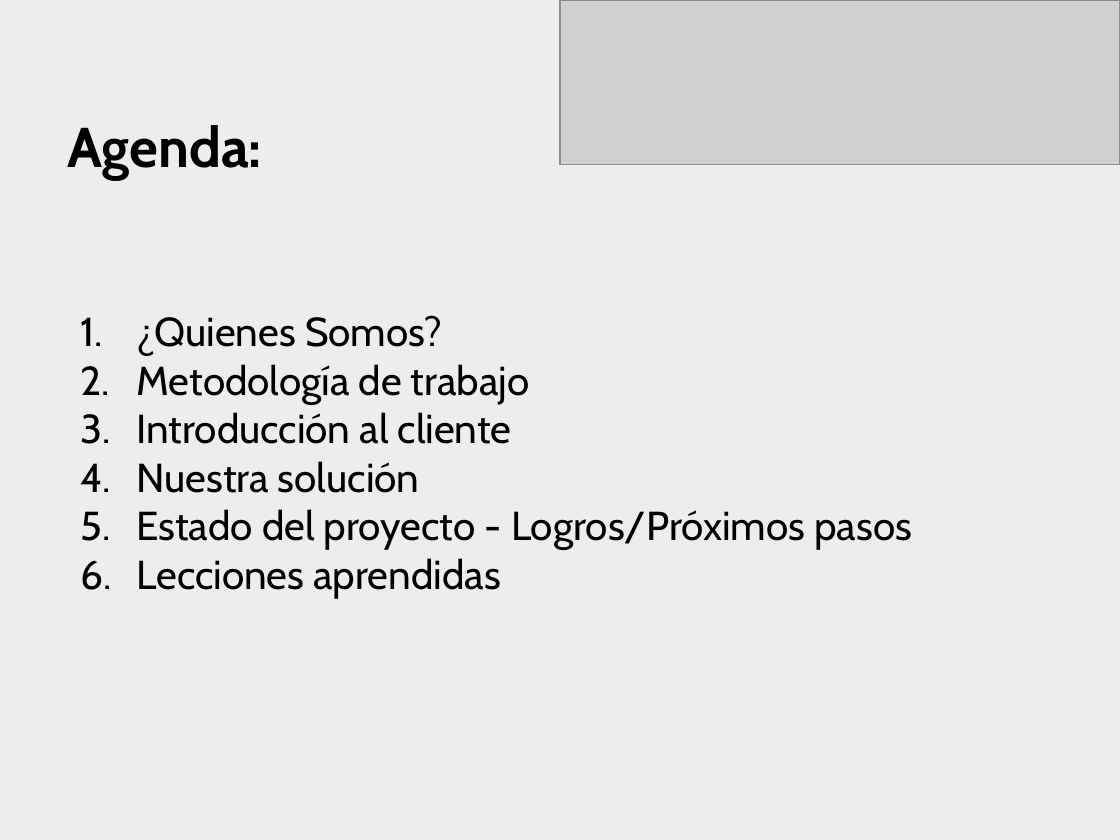
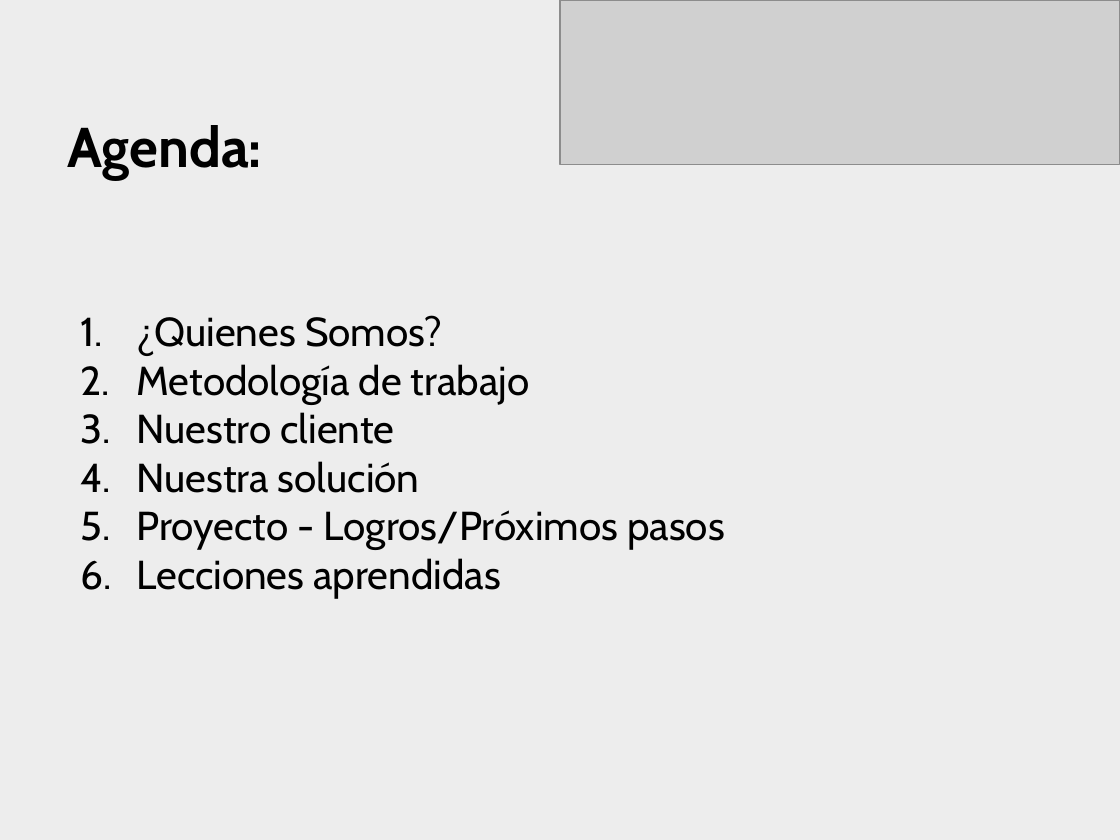
Before and after one commit to damianlezcano/svn-ort, a slide deck: slide 2 of se/Trabajo Profesional/Presentación a pares.pptx. Drawn at 1120x840 pixels with LibreOffice and Linux fonts; fonts in the diff are those of the drawing; grey boxes stand for pictures; background and template pictures are left out. Boxes give left, top, right and bottom in pixels: in the first picture for what was removed or moved away, otherwise in the second. Text is boxed around its words. In the diff, an @@ line names an element or a change of style, - is before the commit and + after.

```diff
--- a/se/Trabajo Profesional/Presentación a pares.pptx
+++ b/se/Trabajo Profesional/Presentación a pares.pptx
@@ text at (136,412,395,444): text changed @@
-3. Introducción al cliente
+3. Nuestro cliente
@@ text at (136,510,725,550): text changed @@
-5. Estado del proyecto - Logros/Próximos pasos
+5. Proyecto - Logros/Próximos pasos
```
Also in this commit, not shown: 6 slides added.
